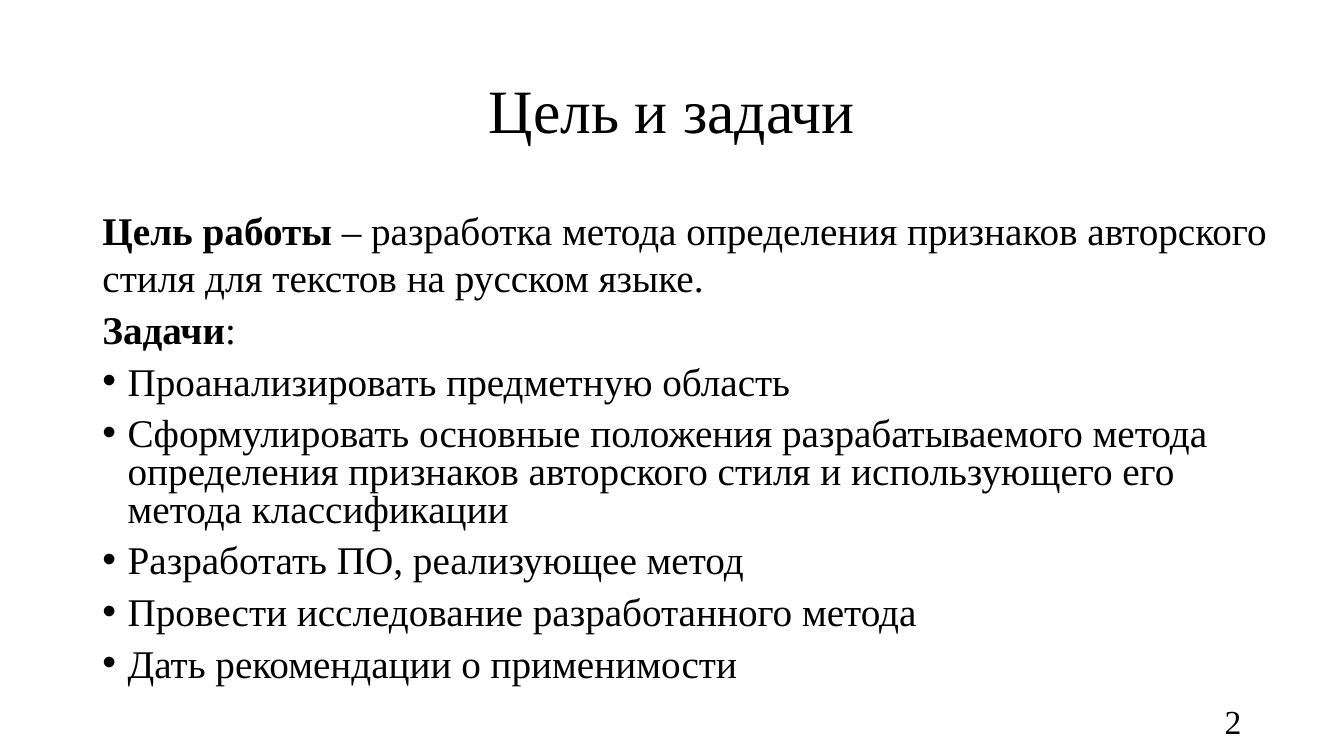
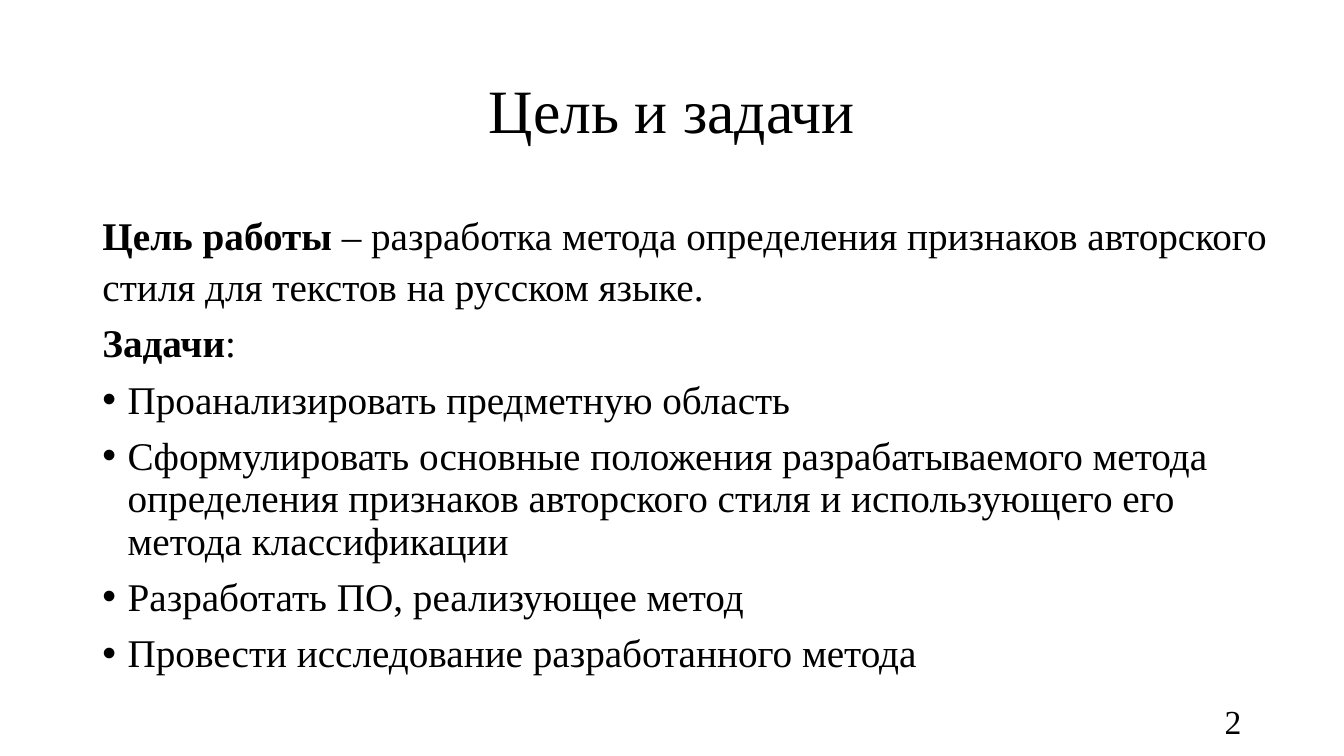
Before and after one commit to oljakon/bachelor-degree, a slide deck: slide 2 of РПЗ/презентация_Кондрашова.pptx. Drawn at 1344x756 pixels with LibreOffice and Linux fonts; fonts in the diff are those of the drawing. Boxes give left, top, right and bottom in pixels: in the first picture for what was removed or moved away, otherwise in the second. Text is boxed around its words. In the diff, an @@ line names an element or a change of style, - is before the commit and + after.

```diff
--- a/РПЗ/презентация_Кондрашова.pptx
+++ b/РПЗ/презентация_Кондрашова.pptx
@@ text "Цель работы – разработка метода ..." at (102, 222, 1266, 675): line spacing 1 to 1.1; line spacing 0.8 to 0.9 @@
@@ text at (128, 652, 737, 685): paragraph removed @@
-• Дать рекомендации о применимости
```
Also in this commit, not shown: 13 other slides changed, 2 slides added, 3 slides removed, 2 other files.
